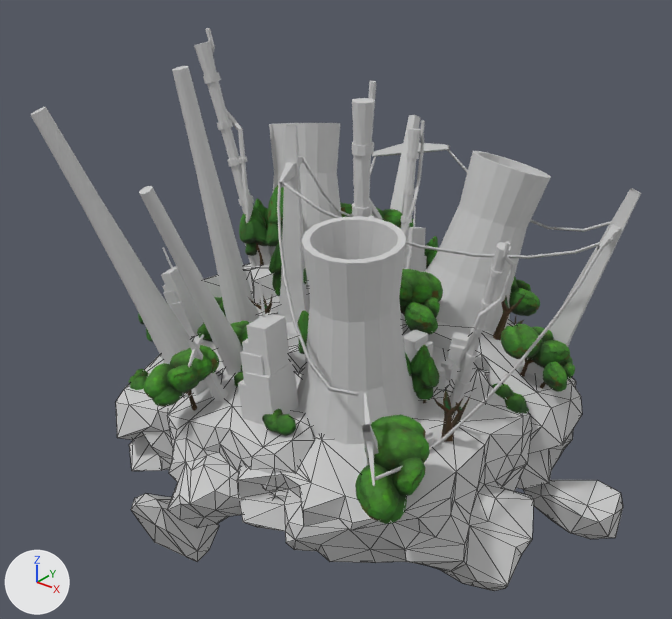
The FBX model ODSGameJam_LS/Assets/01_GAME/RAW/Island_3.FBX: old version first, new version second.
Before and after are seen from a 50 mm camera at (12.16, -16.52, 20.13) aimed at (-0.5, -0.69, 10.32). The lights are fixed; the arrows at lower left show +X, +Y and +Z. Mesh edges are drawn as thin lines on the coarser meshes. Where no turn or scale is listed for an object, it has been applied to the vertices.

The first picture shows 'Island3', 'Island3_Bad_Factory', 'Island3_Trees'.
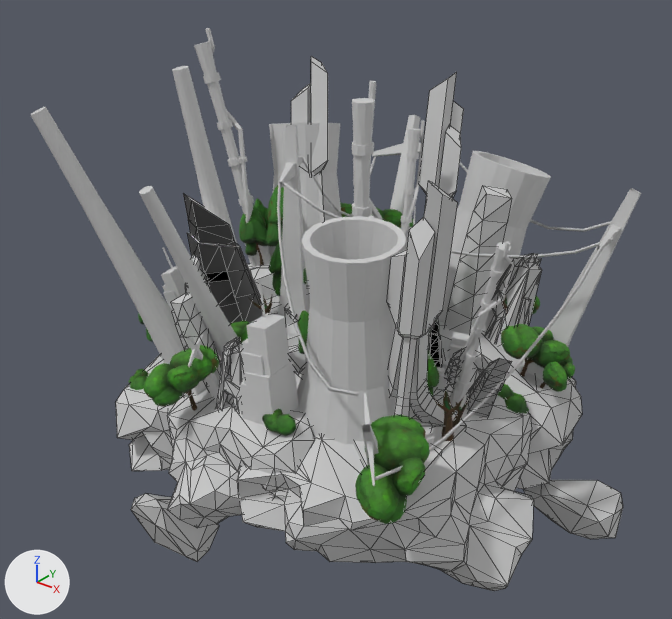
The edits, one by one:
Material '08 - Default' (mat_08___default) is new.
Its base color is (0.588, 0.588, 0.588) (light grey #cacaca).
Its roughness is 0.859.
Mesh me_mesh_003 is new.
It has 1778 vertices, 2917 faces and spans x -3.93..4.34, y -4.71..4.51, z 8.52..15.47.
It uses material mat_08___default (its picture is missing).
Object 'Island3_Modern_Fabric' (ob_island3_modern_fabric) is new; it shows me_mesh_003.
Its location is (0.0, 0.0, 0.0).

Pixel boxes (x1, y1, x2, y2) of what changed, in the pictures (672 x 619 px):
'Island3_Modern_Fabric', added
    after: (171, 56, 542, 473)
